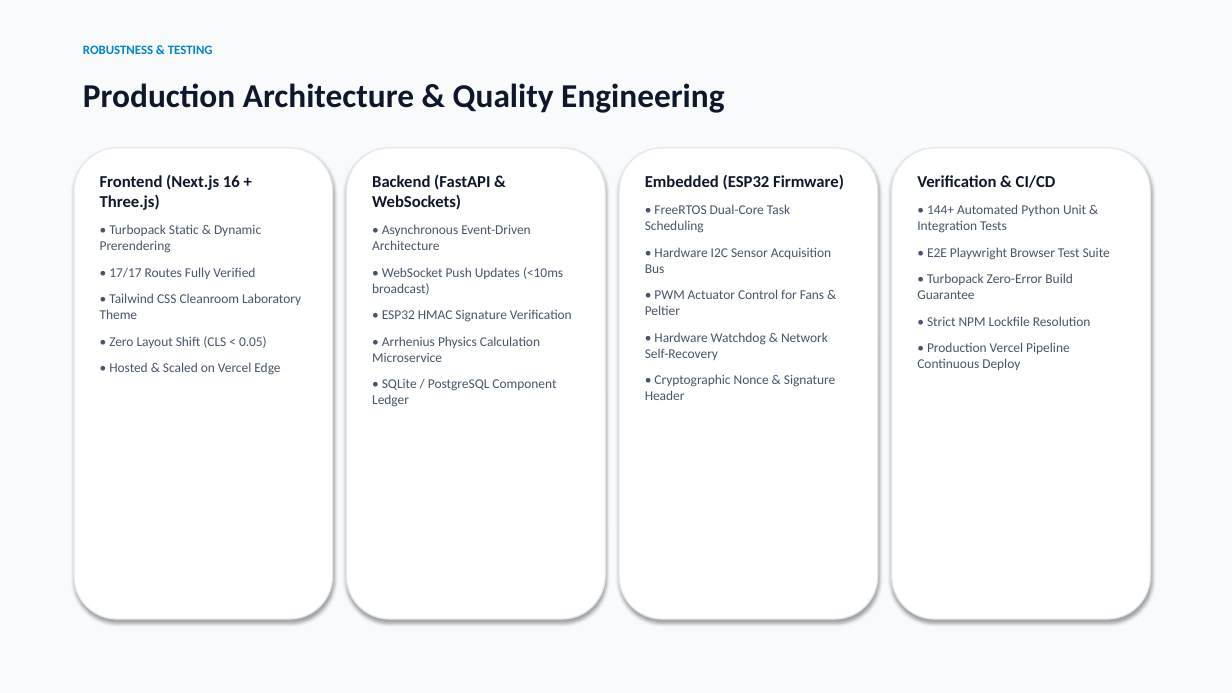
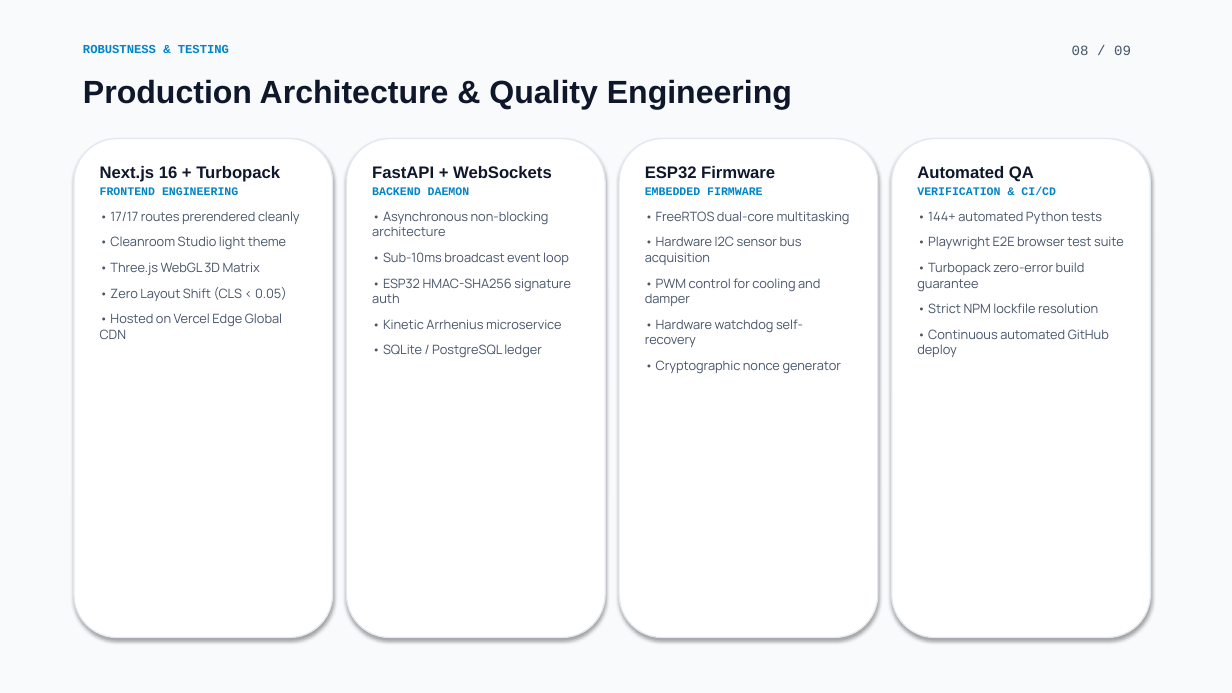
Before and after one commit to Shreyansha790/smart-component-storage, a slide deck: slide 8 of Smart_Component_Storage_Presentation.pptx. Drawn at 1232x693 pixels with LibreOffice and Linux fonts; fonts in the diff are those of the drawing. Boxes give left, top, right and bottom in pixels: in the first picture for what was removed or moved away, otherwise in the second. Text is boxed around its words. In the diff, an @@ line names an element or a change of style, - is before the commit and + after.

Commit message:
feat: upgrade PowerPoint presentation with Syne/Outfit fonts and photorealistic cleanroom studio imagery

```diff
--- a/Smart_Component_Storage_Presentation.pptx
+++ b/Smart_Component_Storage_Presentation.pptx
@@ text "ROBUSTNESS & TESTING" at bbox=[83, 45, 229, 53]: size 10 to 9.5 pt, font Calibri to Courier New @@
@@ text added at bbox=[1072, 45, 1131, 55], 11 pt, text #475569 @@
+08 / 09
@@ text "Production Architecture & Quality Engineering" at bbox=[83, 79, 792, 109]: size 26 to 25 pt, font Calibri to Arial @@
@@ rounded rectangle: place and size @@
-rounded rectangle at bbox=[74, 148, 333, 619]
+rounded rectangle at bbox=[74, 139, 333, 638]
@@ rounded rectangle: place and size @@
-rounded rectangle at bbox=[347, 148, 605, 619]
+rounded rectangle at bbox=[347, 139, 605, 638]
@@ rounded rectangle: place and size @@
-rounded rectangle at bbox=[619, 148, 878, 619]
+rounded rectangle at bbox=[619, 139, 878, 638]
@@ rounded rectangle: place and size @@
-rounded rectangle at bbox=[892, 148, 1151, 619]
+rounded rectangle at bbox=[892, 139, 1151, 638]
@@ text "Next.js 16 + Turbopack": place and size @@
-text "Next.js 16 + Turbopack" at bbox=[100, 174, 301, 375]
+text "Next.js 16 + Turbopack" at bbox=[100, 166, 300, 339]
@@ text at bbox=[100, 166, 300, 224]: text changed; size 10.5 to 10 pt; font Calibri to Manrope @@
-Frontend (Next.js 16 + Three.js)
-• Turbopack Static & Dynamic Prerendering
-• 17/17 Routes Fully Verified
-• Tailwind CSS Cleanroom Laboratory Theme
+Next.js 16 + Turbopack
+FRONTEND ENGINEERING
+• 17/17 routes prerendered cleanly
+• Cleanroom Studio light theme
+• Three.js WebGL 3D Matrix
@@ text at bbox=[372, 166, 571, 358]: text changed; size 10.5 to 10 pt; font Calibri to Manrope @@
-Backend (FastAPI & WebSockets)
-• Asynchronous Event-Driven Architecture
-• WebSocket Push Updates (<10ms broadcast)
-• ESP32 HMAC Signature Verification
-• Arrhenius Physics Calculation Microservice
-• SQLite / PostgreSQL Component Ledger
+FastAPI + WebSockets
+BACKEND DAEMON
+• Asynchronous non-blocking architecture
+• Sub-10ms broadcast event loop
+• ESP32 HMAC-SHA256 signature auth
+• Kinetic Arrhenius microservice
+• SQLite / PostgreSQL ledger
@@ text at bbox=[645, 166, 850, 374]: text changed; size 10.5 to 10 pt; font Calibri to Manrope @@
-Embedded (ESP32 Firmware)
-• FreeRTOS Dual-Core Task Scheduling
-• Hardware I2C Sensor Acquisition Bus
-• PWM Actuator Control for Fans & Peltier
-• Hardware Watchdog & Network Self-Recovery
-• Cryptographic Nonce & Signature Header
+ESP32 Firmware
+EMBEDDED FIRMWARE
+• FreeRTOS dual-core multitasking
+• Hardware I2C sensor bus acquisition
+• PWM control for cooling and damper
+• Hardware watchdog self-recovery
+• Cryptographic nonce generator
@@ text at bbox=[917, 166, 1124, 357]: text changed; size 10.5 to 10 pt; font Calibri to Manrope @@
-Verification & CI/CD
-• 144+ Automated Python Unit & Integration Tests
-• E2E Playwright Browser Test Suite
-• Turbopack Zero-Error Build Guarantee
-• Strict NPM Lockfile Resolution
-• Production Vercel Pipeline Continuous Deploy
+Automated QA
+VERIFICATION & CI/CD
+• 144+ automated Python tests
+• Playwright E2E browser test suite
+• Turbopack zero-error build guarantee
+• Strict NPM lockfile resolution
+• Continuous automated GitHub deploy
@@ text at bbox=[110, 287, 287, 301]: size 10.5 to 10 pt, font Calibri to Manrope in "• Zero Layout Shift (CLS < 0.05)" @@
@@ text at bbox=[100, 313, 282, 339]: text changed; size 10.5 to 10 pt; font Calibri to Manrope @@
-• Hosted & Scaled on Vercel Edge
+• Hosted on Vercel Edge Global CDN
```
Also in this commit, not shown: 5 other slides changed, 3 slides added, 3 slides removed.
